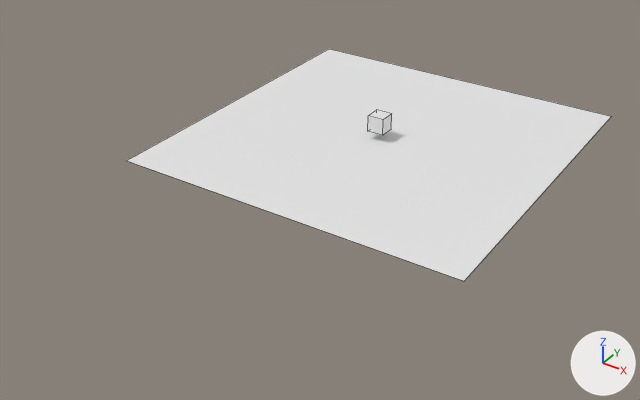
The Blender file project/main.blend: old version first, new version second.
The view is the same before and after, from a camera (50 mm lens) standing at (46.4, -82.8, 46.9) and looking at (-3.5, -7.7, -6.4). Every picture has the same lights, and +X, +Y and +Z are marked at lower right. Mesh edges are drawn as thin lines.
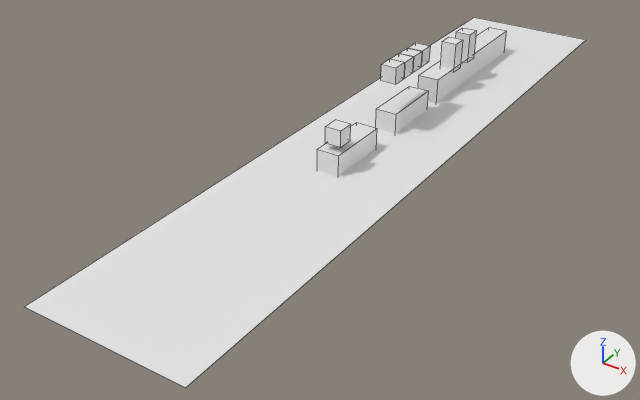
Pixel boxes [x1, y1, x2, y2] of what changed, in the pictures (640 x 400 px):
'Plane', rescaled (16% wider, 59% taller): before [126, 49, 611, 281]; after [24, 17, 585, 387]
'Cube.002', added: after [418, 27, 507, 103]
'Cube.007', added: after [317, 122, 377, 177]
'Cube.001', added: after [376, 86, 429, 134]
'Cube.008', added: after [440, 37, 463, 72]
'Cube.003', added: after [381, 59, 405, 84]
'Cube.009', added: after [456, 28, 477, 62]
'Cube.004', added: after [391, 54, 414, 78]
'Cube.005', added: after [399, 48, 422, 72]
'Cube.006', added: after [408, 43, 430, 67]

What changed in the scene script:
```text
Add me_cube_001:
    me_cube_001.from_pydata(...)  # a box spanning x -1.0..1.0, y -1.0..1.0, z -1.0..1.0
Change ob_plane:
    ob_plane.scale: (21.0, 21.0, 21.0) -> (9.22, 45.5, 45.5)
Add ob_cube_001:
    ob_cube_001 = bpy.data.objects.new('Cube.001', me_cube_001)
    ob_cube_001.location = (-0.38, 5.93, -1.86)
    ob_cube_001.scale = (1.37, 4.1, 4.1)
Add ob_cube_002:
    ob_cube_002 = bpy.data.objects.new('Cube.002', me_cube_001.copy())
    ob_cube_002.location = (-0.38, 23.28, -1.24)
    ob_cube_002.scale = (1.37, 10.8, 4.1)
Add ob_cube_003:
    ob_cube_003 = bpy.data.objects.new('Cube.003', me_cube_001.copy())
    ob_cube_003.location = (-0.09, 2.47, 7.17)
Add ob_cube_004:
    ob_cube_004 = bpy.data.objects.new('Cube.004', me_cube_001.copy())
    ob_cube_004.location = (-0.09, 4.6, 7.17)
Add ob_cube_005:
    ob_cube_005 = bpy.data.objects.new('Cube.005', me_cube_001.copy())
    ob_cube_005.location = (-0.09, 6.74, 7.17)
Add ob_cube_006:
    ob_cube_006 = bpy.data.objects.new('Cube.006', me_cube_001.copy())
    ob_cube_006.location = (-0.09, 8.88, 7.17)
Add ob_cube_007:
    ob_cube_007 = bpy.data.objects.new('Cube.007', me_cube_001.copy())
    ob_cube_007.location = (-0.38, -6.77, -1.86)
    ob_cube_007.scale = (1.37, 4.1, 4.1)
Add ob_cube_008:
    ob_cube_008 = bpy.data.objects.new('Cube.008', me_cube_001.copy())
    ob_cube_008.location = (0.18, 17.68, 4.41)
    ob_cube_008.scale = (1.0, 1.0, 1.92)
Add ob_cube_009:
    ob_cube_009 = bpy.data.objects.new('Cube.009', me_cube_001.copy())
    ob_cube_009.location = (0.18, 21.8, 4.41)
    ob_cube_009.scale = (1.0, 1.0, 1.92)
```
